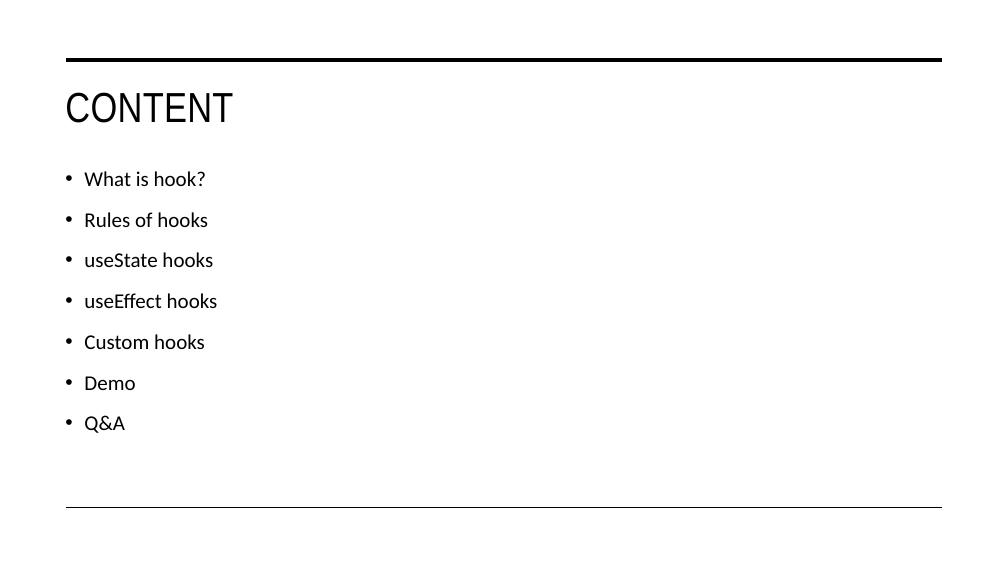
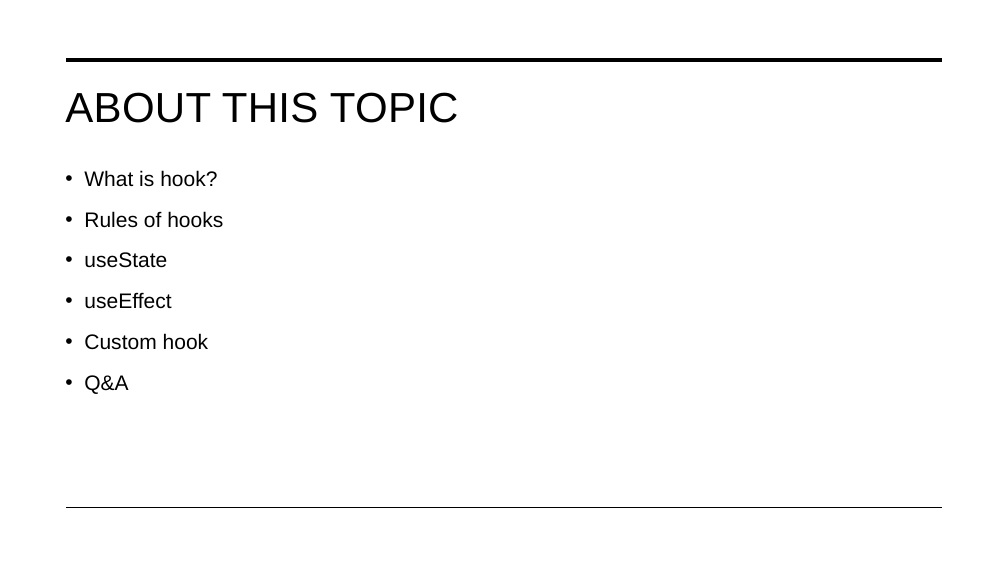
Before and after one commit to tungle251/demo-app, a slide deck: slide 2 of Presentation.pptx. Drawn at 1008x567 pixels with LibreOffice and Linux fonts; fonts in the diff are those of the drawing. Boxes give left, top, right and bottom in pixels: in the first picture for what was removed or moved away, otherwise in the second. Text is boxed around its words. In the diff, an @@ line names an element or a change of style, - is before the commit and + after.

```diff
--- a/Presentation.pptx
+++ b/Presentation.pptx
@@ title at (65,92,459,123): text changed; font Arial Narrow to Arial @@
-CONTENT
+ABOUT THIS TOPIC
@@ text at (84,170,223,394): font Calibri to Arial in "What is hook?", "Rules of hooks", "Q&A" @@
@@ text at (84,252,209,350): text changed; font Calibri to Arial @@
-• useState hooks
-• useEffect hooks
-• Custom hooks
-• Demo
+• useState
+• useEffect
+• Custom hook
```
Also in this commit, not shown: 22 other slides changed, 3 slides added, 1 slide removed.
